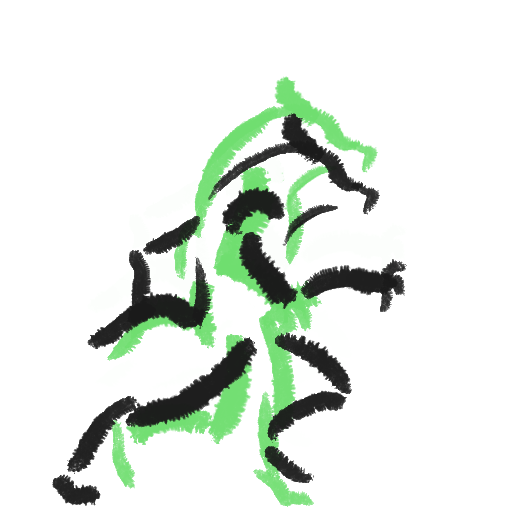
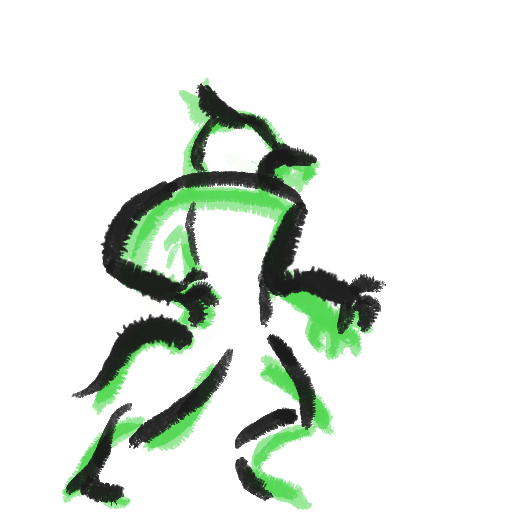
Comparing the layer stacks of the two w=512, h=512 images. Changes:
hid "Run" over [52, 76, 407, 510]
showed "Idle" over [52, 76, 407, 510]
